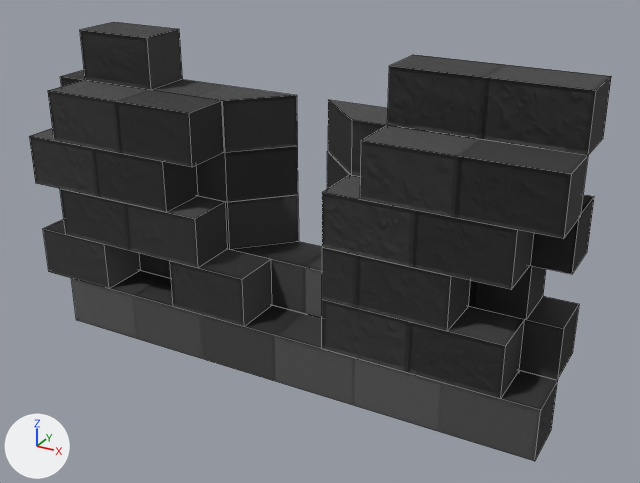
The OBJ model Assets/3D Models/The Wall/Preemps/Top Slot _ 2 Damaged.obj, before and after one commit.
The view is the same before and after, from a 50 mm lens placed at (1.199, -1.638, 1.339), pointed at (0.101, 0.359, 0.34). The axes (+X, +Y, +Z) are drawn at lower left. The lights are the same throughout. Mesh edges are drawn as thin lines. Where no turn or scale is listed for an object, it has been applied to the vertices.

The first picture shows 'Top_Slot_1_Chipped'.
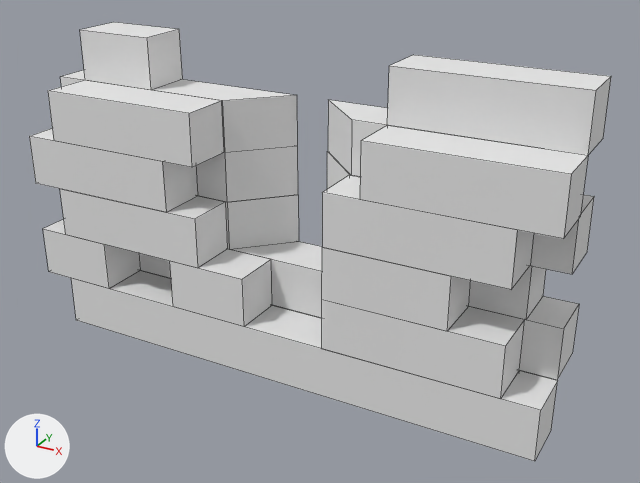
The newer file is also turned or shifted as a whole; pictures and numbers use the older file's frame.

Boxes [x1, y1, x2, y2] around the edits, measured in the pictures (640 x 483 px):
'Top_Slot_1_Chipped', recoloured: [29, 22, 611, 461] in both

Diff of the bpy script that builds the scene:
```diff
--- a/Assets/3D Models/The Wall/Preemps/Top Slot _ 2 Damaged.obj.py
+++ b/Assets/3D Models/The Wall/Preemps/Top Slot _ 2 Damaged.obj.py
@@ mat_mockup_002 @@
+mat_mockup_002 = principled_material('Mockup.002')
+mat_mockup_002.base_color = (0.8, 0.8, 0.8)  # white #e7e7e7
+mat_mockup_002.roughness = 1.0
@@ me_top_slot_1_chipped @@
 me_top_slot_1_chipped.from_pydata(...)  # 155 vertices, 80 faces; spans x -0.8..0.8, y 0.19..0.49, z -0.04..0.86
-me_top_slot_1_chipped.materials.append(mat_mockup)
+me_top_slot_1_chipped.materials.append(mat_mockup_002)  # white #e7e7e7
```
